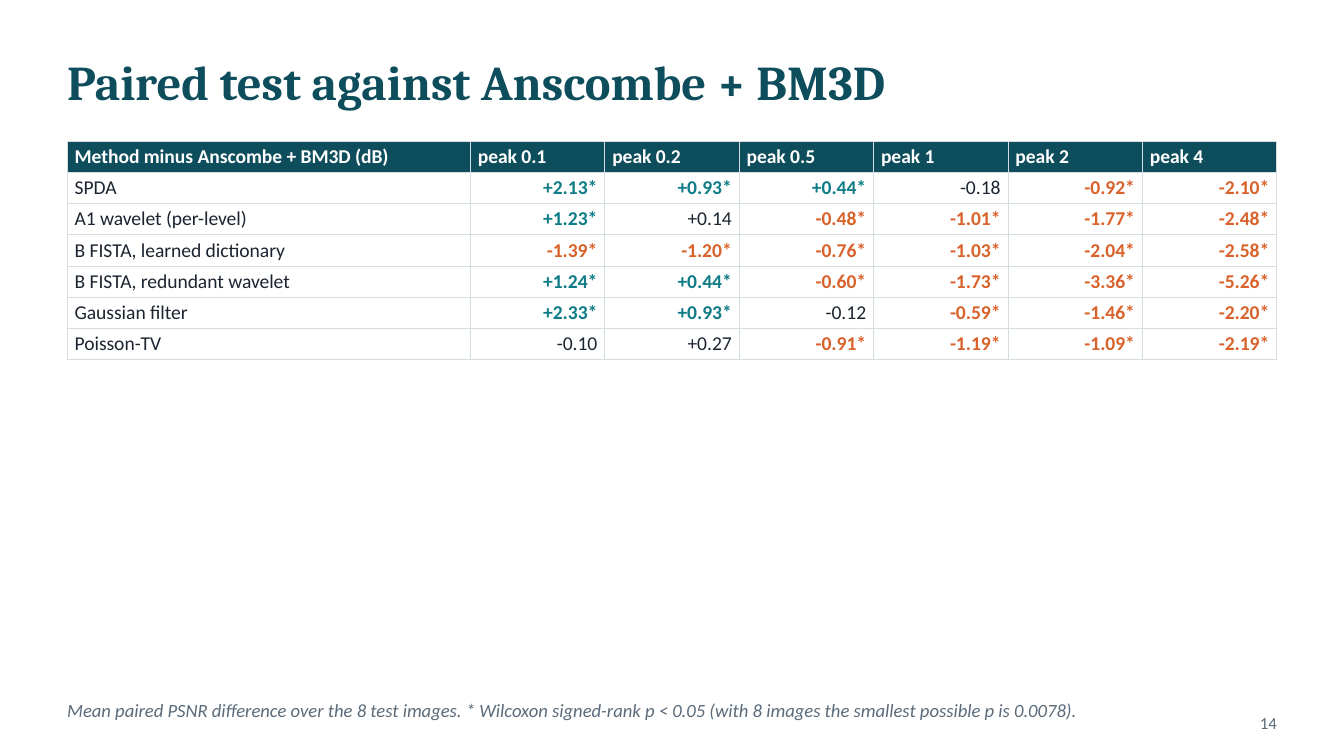
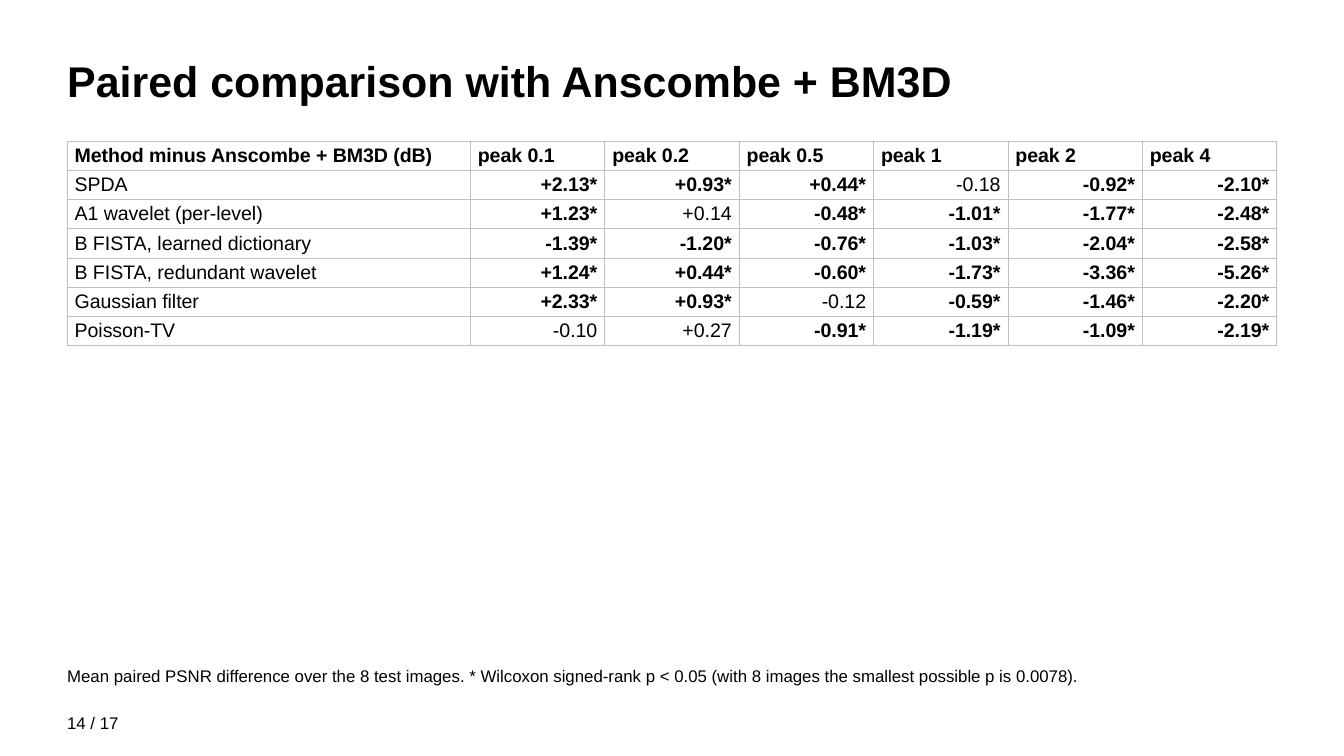
Before and after one commit to tarantulass/EE779-Poisson-Denoising, a slide deck: slide 14 of output/EE779_results.pptx. Drawn at 1344x756 pixels with LibreOffice and Linux fonts; fonts in the diff are those of the drawing. Boxes give left, top, right and bottom in pixels: in the first picture for what was removed or moved away, otherwise in the second. Text is boxed around its words. In the diff, an @@ line names an element or a change of style, - is before the commit and + after.

```diff
--- a/output/EE779_results.pptx
+++ b/output/EE779_results.pptx
@@ title at (67, 66, 952, 105): text changed; size 26 to 23 pt; font Cambria to Arial; text colour #0E4D5C to #000000 @@
-Paired test against Anscombe + BM3D
+Paired comparison with Anscombe + BM3D
@@ table at (67, 141, 1277, 342) @@
@@ fill #0E4D5C to none in row 1 @@
@@ font Calibri to Arial @@
@@ text colour #FFFFFF to #000000 in "Method minus Anscombe + BM3D (dB)", "peak 0.1", "peak 0.2", "peak 0.5" and 3 more places @@
@@ text colour #1B2430 to #000000 in "SPDA", "-0.18", "A1 wavelet (per-level)", "+0.14" and 7 more places @@
@@ text colour #0E7C86 to #000000 in "+2.13*", "+0.93*", "+0.44*", "+1.23*" and 4 more places @@
@@ text colour #D9622B to #000000 in "-0.92*", "-2.10*", "-0.48*", "-1.01*" and 19 more places @@
@@ borders changed @@
@@ text "Mean paired PSNR difference over ...": place and size @@
-text "Mean paired PSNR difference over ..." at (67, 703, 1076, 720)
+text "Mean paired PSNR difference over ..." at (67, 669, 1078, 686)
@@ text "Mean paired PSNR difference over ..." at (67, 669, 1078, 686): size 10 to 9 pt, font Calibri to Arial, text colour #5B6B7A to #000000, italic off @@
@@ text at (67, 717, 119, 729): text changed; font Calibri to Arial; text colour #5B6B7A to #000000 @@
-14
+14 / 17
```
Also in this commit, not shown: 15 other slides changed, 1 slide added, 1 slide removed.
